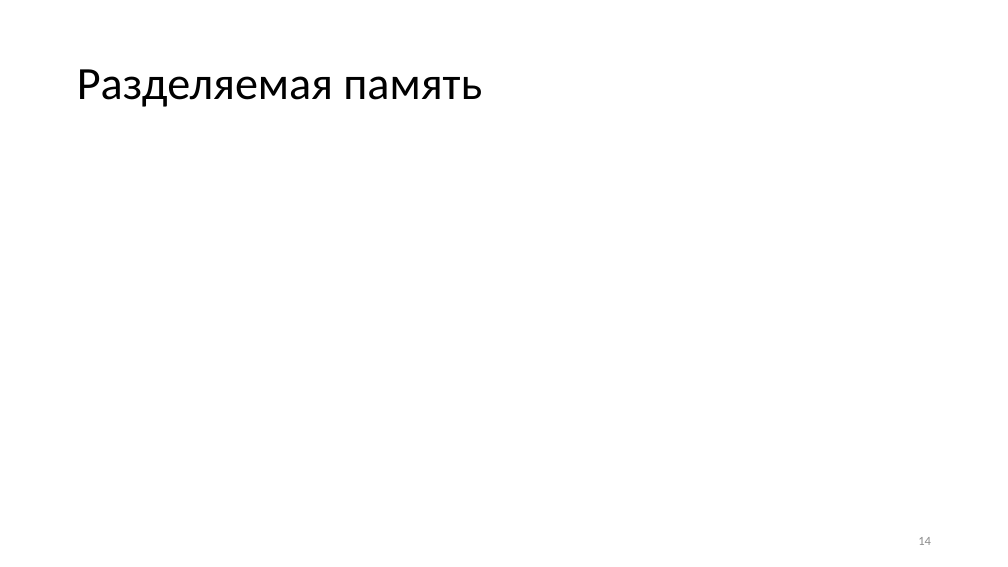
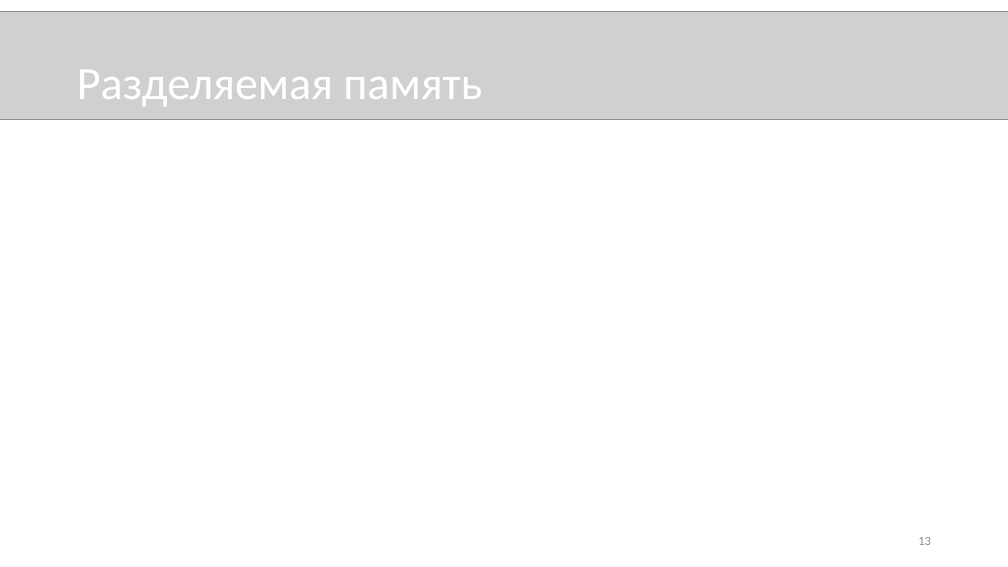
Before and after one commit to novokrest/master-thesis, a slide deck: slide 13 of presentation.pptx (slide 14 before the commit). Drawn at 1008x567 pixels with LibreOffice and Linux fonts; fonts in the diff are those of the drawing; grey boxes stand for pictures. Boxes give left, top, right and bottom in pixels: in the first picture for what was removed or moved away, otherwise in the second. Text is boxed around its words. In the diff, an @@ line names an element or a change of style, - is before the commit and + after.

```diff
--- a/presentation.pptx
+++ b/presentation.pptx
@@ picture added at (0, 11, 1008, 119) @@
@@ title "Разделяемая память" at (77, 70, 482, 106): text colour #000000 to #FFFFFF @@
@@ page number at (918, 537, 931, 545): text changed @@
-14
+13
```
Also in this commit, not shown: 6 other slides changed, 2 slides added, 3 slides removed, 1 other file.
